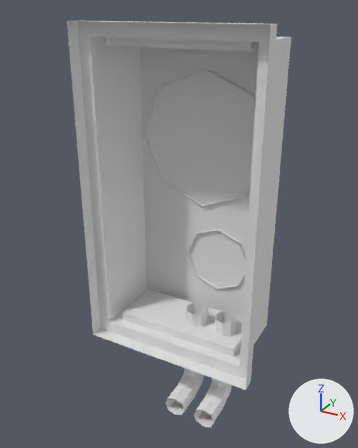
The FBX model TheCoCe/Export/Assets/Exterior/AirConWall.fbx as it was, and as the next commit left it.
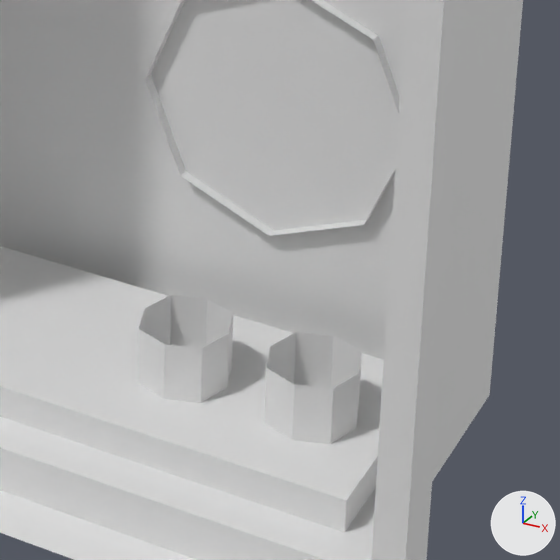
The first picture shows the older version from a camera (50 mm lens) standing at (0.705, 3.61, 14.641) and looking at (-0.059, 4.998, 13.947). The close-ups show both versions on the part from 43% to 79% of the width and 52% to 81% of the height of that picture; other places that the commit changed are outside them. The axes (+X, +Y, +Z) are drawn at lower right. The lights are the same throughout. Materials are left out; every surface is plain grey. Where no turn or scale is listed for an object, it has been applied to the vertices.
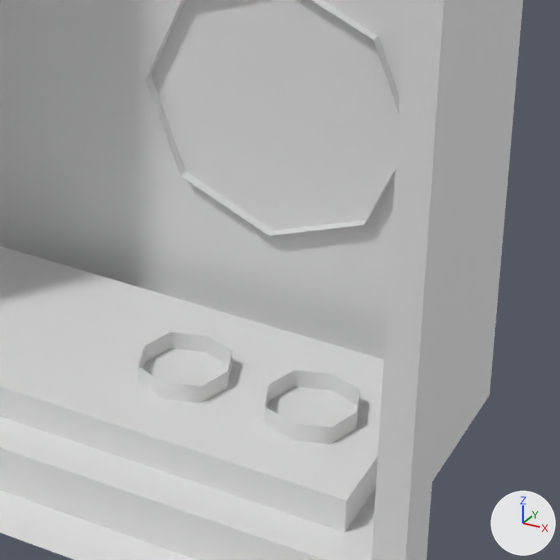
The newer file is also turned or shifted as a whole; pictures and numbers use the older file's frame.

Edits to the scene script, one JSON object a line:
```json
{"block": "me_plane_056", "where": "me_plane_056.from_pydata(...)  # 160 vertices, 127 faces; spans x -0.338..0.284, y 4.827..5.188, z 2.259..3.602"}
{"block": "me_plane_056", "where": "# used by ob_plane_049; location = (0.0, 0.0, 11.0)"}
{"block": "me_plane_056", "change": "me_plane_056 part 1: all 16 vertices in x -0.024..0.173, y 4.962..5.041, z 2.622 are moved by (0.0, 0.0, -0.038)"}
{"block": "me_plane_056", "change": "me_plane_056 part 2: edges marked sharp go from 204 to 76"}
```

Changed parts and their boxes (x1, y1, x2, y2) in the close-ups (560 x 560 px; the box of a moved part takes in the faces that stretch with it):
```json
{"part": 1, "of": "me_plane_056", "change": "moved or reshaped", "before": [138, 295, 362, 444], "after": [138, 332, 360, 444]}
{"part": 2, "of": "me_plane_056", "change": "shading changed", "before": [0, 0, 523, 560], "after": [0, 0, 523, 560]}
```
